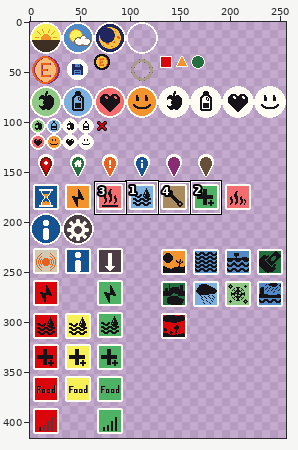
File history of a pixel-art file, godot/assets/GUI/icons/icons.aseprite. Above: a wide view before the commit, with the close-up outlined.
Close-up. Old version:
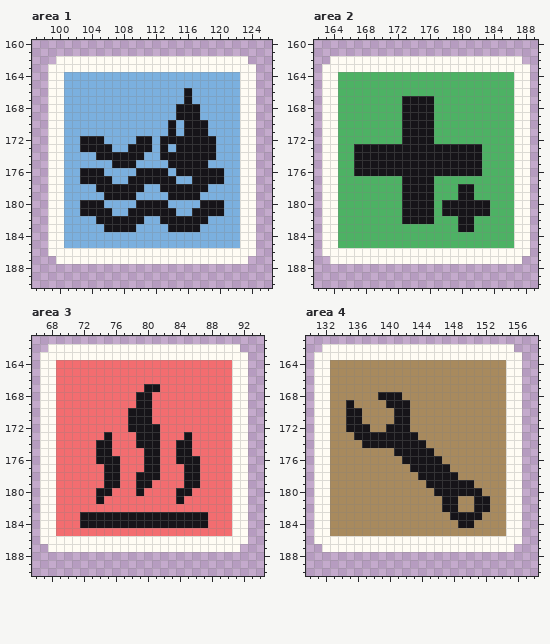
256x416 pixels, 1 frame. Shown: area 1: x 97..126, y 160..190; area 2: x 162..189, y 160..190; area 3: x 66..94, y 161..190; area 4: x 130..158, y 161..190. The commit also changed other parts of the picture, which this record leaves out.
Once edited:
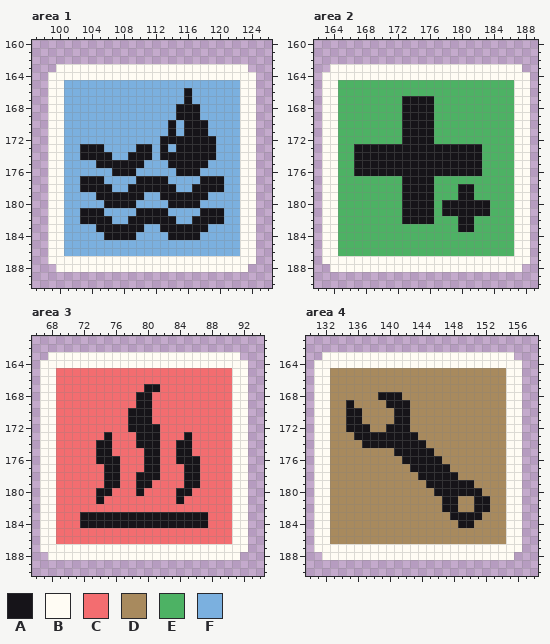
Palette (. is transparent): A #161419  B #fffcf4  C #f36d70  D #a88a5e  E #4db264  F #7bb0df
The exact change:
Area 1, layer "BG":
The author changed colour F to colour A in row 174 at x 103 to 104 and 111; in row 175 at x 105 to 106 and 110; in row 176 at x 107 to 109; in row 178 at x 103 to 104, 111 to 112 and 119 to 120; in row 179 at x 105, 110, 113 and 118; in row 180 at x 106 to 109 and 114 to 117.
The author changed colour F to colour A in row 182 at x 103 to 104, 111 to 112 and 119 to 120; in row 183 at x 105, 110, 113 and 118; in row 184 at x 106 to 109 and 114 to 117.
Colour B now appears in row 187 at x 99 and 124; in row 188 at x 100 to 123.
The author changed colour F to colour B in row 164 at x 101 to 122.
The author changed colour A to colour F in row 172 at x 103 to 105 and 110 to 111; in row 173 at x 106 and 109; in row 174 at x 107 to 108; in row 176 at x 103 to 105, 110 to 113 and 118 to 120; in row 177 at x 106, 109, 114 and 117; in row 178 at x 107 to 108 and 115 to 116.
The author changed colour A to colour F in row 180 at x 103 to 105, 110 to 113 and 118 to 120; in row 181 at x 106, 109, 114 and 117; in row 182 at x 107 to 108 and 115 to 116.
The author changed colour B to colour F in row 186 at x 101 to 122.
Colour B is removed in row 162 at x 100 to 123; in row 163 at x 99 and 124.
Area 2, layer "BG":
Colour B now appears in row 187 at x 163 and 188; in row 188 at x 164 to 187.
The author changed colour E to colour B in row 164 at x 165 to 186.
The author changed colour B to colour E in row 186 at x 165 to 186.
Colour B is removed in row 162 at x 164 to 187; in row 163 at x 163 and 188.
Area 3, layer "BG":
Colour B now appears in row 187 at x 67 and 92; in row 188 at x 68 to 91.
The author changed colour C to colour B in row 164 at x 69 to 90.
The author changed colour B to colour C in row 186 at x 69 to 90.
Colour B is removed in row 162 at x 68 to 91; in row 163 at x 67 and 92.
Area 4, layer "BG":
Colour B now appears in row 187 at x 131 and 156; in row 188 at x 132 to 155.
The author changed colour D to colour B in row 164 at x 133 to 154.
The author changed colour B to colour D in row 186 at x 133 to 154.
Colour B is removed in row 162 at x 132 to 155; in row 163 at x 131 and 156.
Boxes around the changes in both close-ups, in picture pixels (x1, y1, x2, y2):
changed: (48, 56, 256, 80)
changed: (48, 136, 256, 272)
changed: (322, 56, 530, 80)
changed: (322, 248, 530, 272)
changed: (40, 344, 248, 368)
changed: (40, 536, 248, 560)
changed: (314, 344, 522, 368)
changed: (314, 536, 522, 560)
